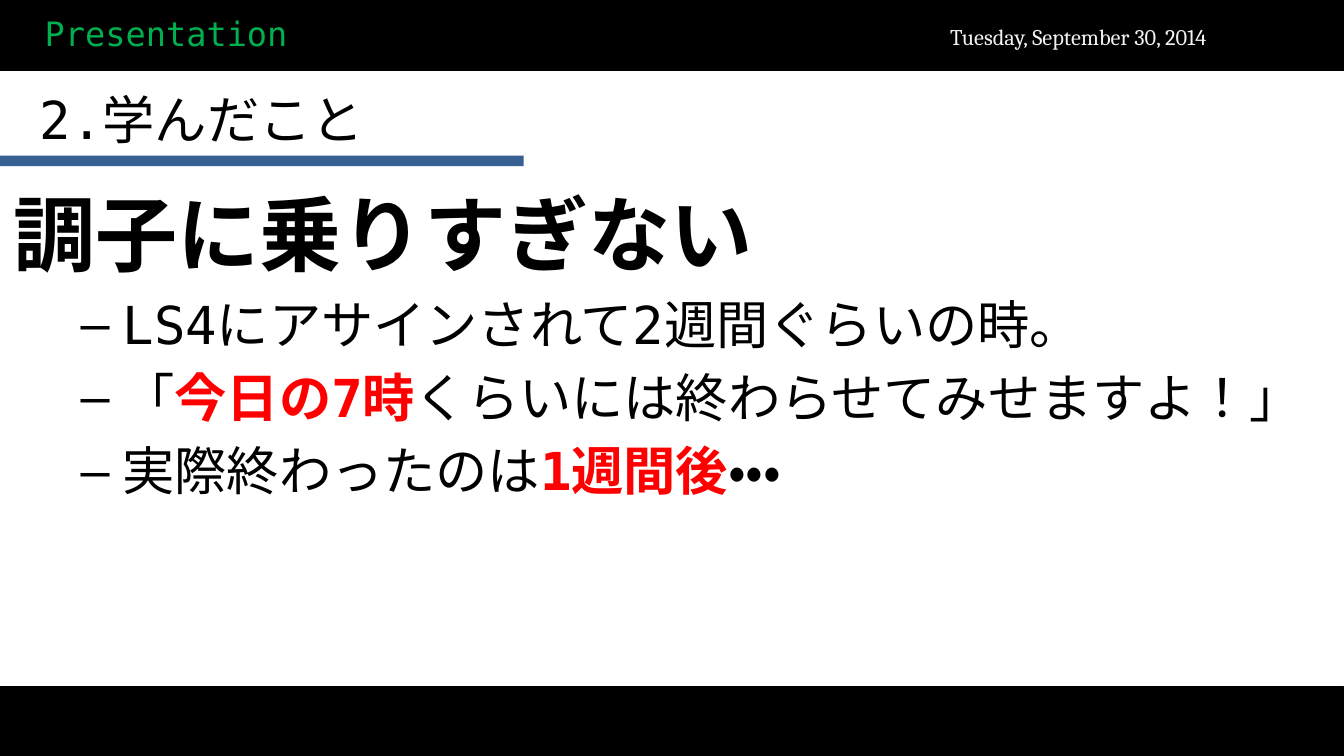
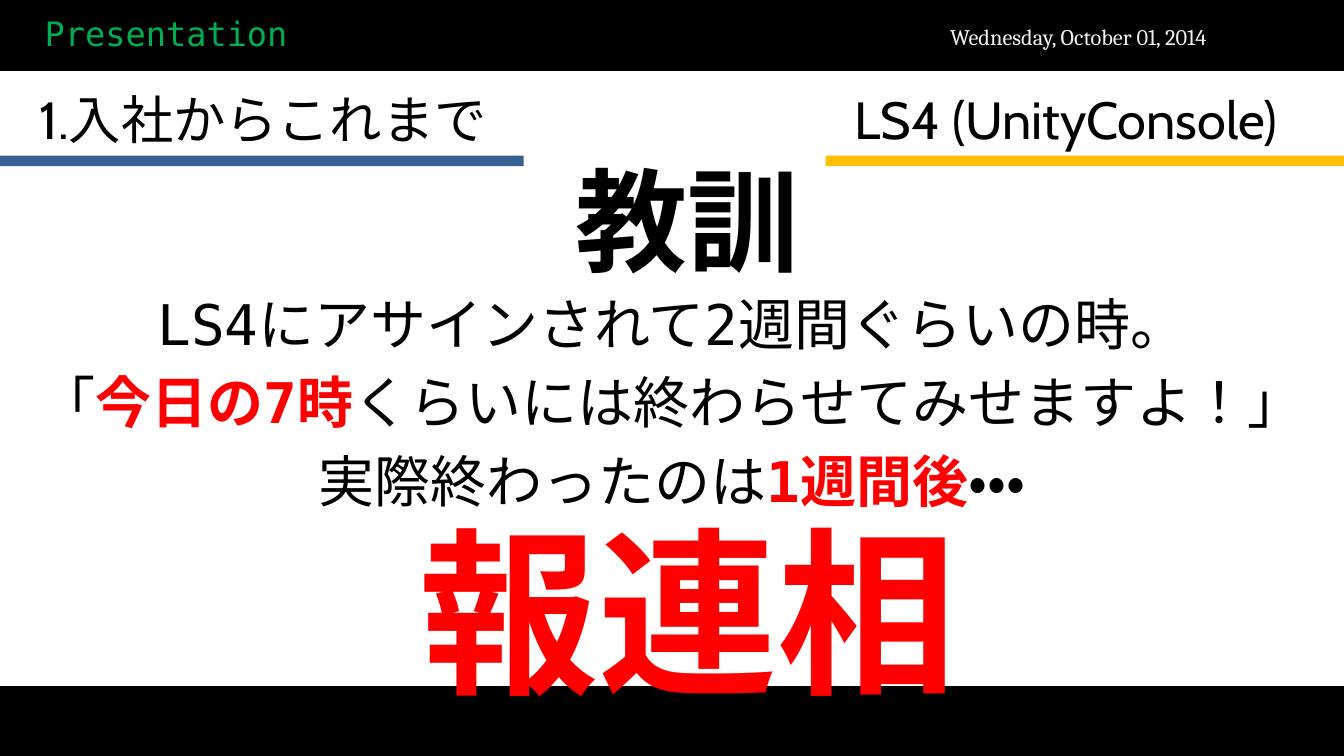
Before and after one commit to scarecrow173/Test, a slide deck: slide 13 of 試用期間終了.pptx (slide 17 before the commit). Drawn at 1344x756 pixels with LibreOffice and Linux fonts; fonts in the diff are those of the drawing; background and template pictures are left out. Boxes give left, top, right and bottom in pixels: in the first picture for what was removed or moved away, otherwise in the second. Text is boxed around its words. In the diff, an @@ line names an element or a change of style, - is before the commit and + after.

```diff
--- a/試用期間終了.pptx
+++ b/試用期間終了.pptx
@@ text at bbox=[950, 29, 1206, 50]: text changed @@
-Tuesday, September 30, 2014
+Wednesday, October 01, 2014
@@ title at bbox=[40, 95, 487, 144]: text changed; font DejaVu Sans Mono to Cabin @@
-2.学んだこと
+1.入社からこれまで
@@ text added at bbox=[855, 99, 1277, 151], 28 pt, text #000000 @@
+LS4 (UnityConsole)
@@ text added at bbox=[576, 167, 800, 274], 60 pt, text #000000, bold @@
+教訓
@@ rectangle added at bbox=[825, 156, 1344, 167], fill #FFC000 @@
@@ text at bbox=[13, 194, 752, 273]: paragraph removed @@
-調子に乗りすぎない
@@ text "LS4にアサインされて2週間ぐらいの時。": place and size @@
-text "LS4にアサインされて2週間ぐらいの時。" at bbox=[13, 194, 1302, 495]
+text "LS4にアサインされて2週間ぐらいの時。" at bbox=[40, 300, 1304, 507]
@@ text "LS4にアサインされて2週間ぐらいの時。" at bbox=[40, 300, 1304, 507]: size 28 to 30 pt; alignment left to centre; bullet – to none; list level 2 to 1 in "LS4にアサインされて2週間ぐらいの時。"; list level 2 to 1 in "「今日の7時くらいには終わらせてみせますよ！」"; list level 2 to 1 in "実際終わったのは1週間後・・・" @@
@@ text added at bbox=[419, 497, 957, 723], 96 pt, text #FF0000, bold @@
+報連相
```
Also in this commit, not shown: 17 other slides changed, 3 slides added, 2 slides removed, 1 other file.
